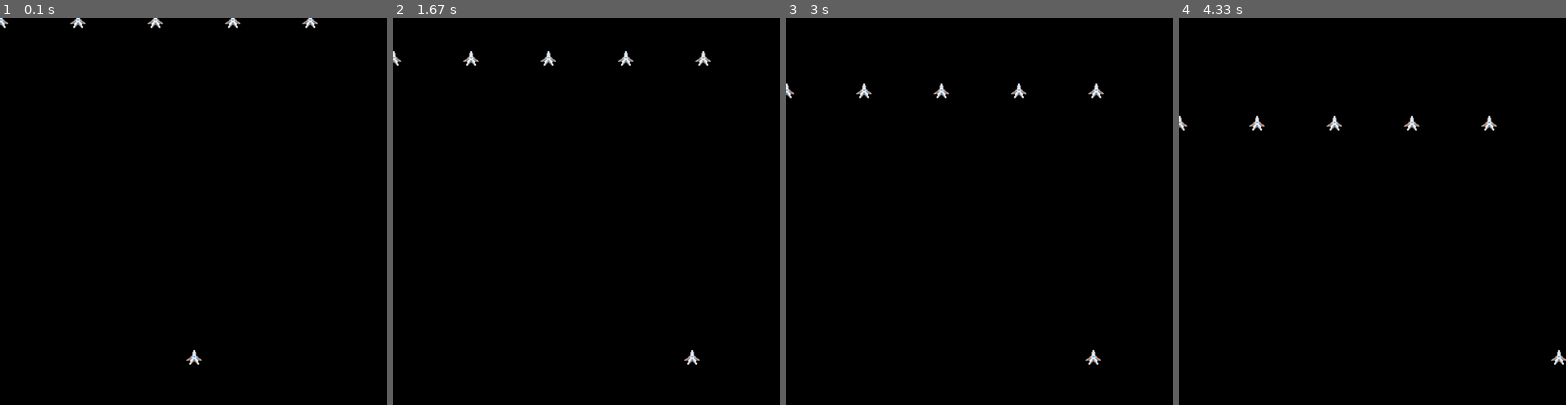
Above: before the commit, frames 1-4 (left to right).
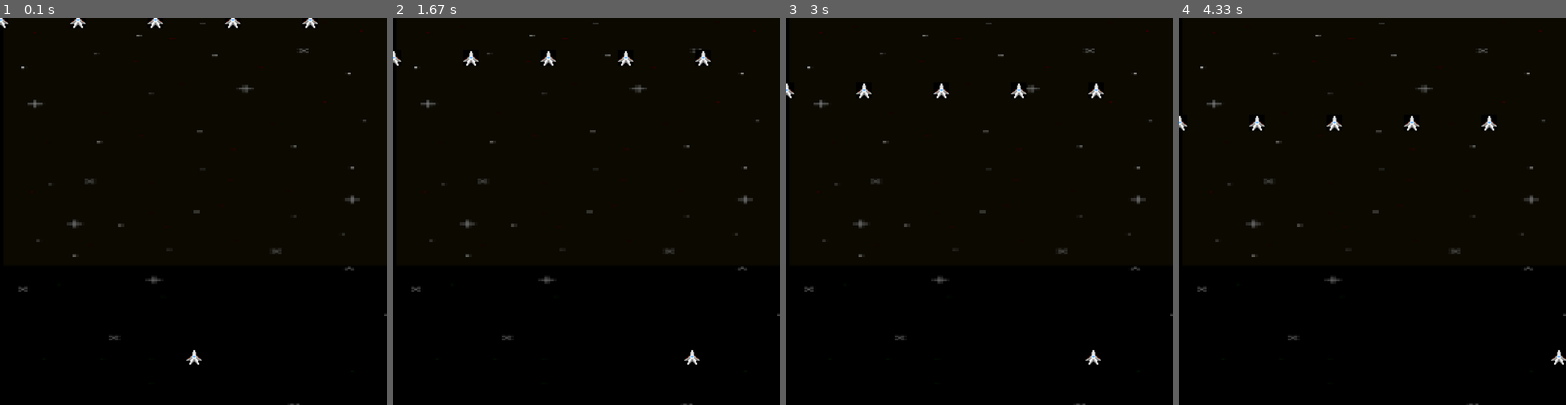
Above: after the commit, the same moments.

Repository: Nikolas-05/Pygame-Demo
Game: pygame game, started from Main.py
Two runs of this game, one before a commit and one after it. Both use one fixed random seed, a clock stepped at 60 frames per second and the inputs below.
Inputs:
- Up to frame 1 (0.1 s): no input
- Up to frame 2 (1.67 s): hold Right 0.33-0.8 s; hold Right 0.83-1.3 s; hold Left from 1.33 s (still down)
- Up to frame 3 (3 s): release Left at 1.87 s; hold Left 1.9-2.3 s; hold Right 2.33-2.97 s
- Up to frame 4 (4.33 s): hold Left 3-3.47 s; hold Right 3.5-3.97 s; hold Right from 4 s (still down)

The runs differ from the first frame. In frame 1, 0.6% of the frame differs, in the area x 4-100%, y 0-100%; in frame 2, 0.6%; in frame 3, 0.6%; in frame 4, 0.6%.

Commit message:
Updated to include background

Diff:
--- a/Main.py
+++ b/Main.py
@@ -6,10 +6,15 @@
 import Player
 import Laser
 import Enemy
+import Background
+
 #Initialize everything
 pg.init()
 
-screen = pg.display.set_mode((800,800), pg.SCALED | pg.RESIZABLE)
+window_width = 800
+window_height = 800
+screen = pg.display.set_mode((window_width,window_height), pg.SCALED | pg.RESIZABLE)
+background= Background.Background(window_width, window_height)
 clock = pg.time.Clock()
 player = Player.Player(x=400, y=700, scale=2)
 dt = 0
@@ -36,7 +41,7 @@
 
     #Player control section
     keys = pg.key.get_pressed()
-    screen.fill("black")
+    background.show(screen)
 
     if keys[pg.K_SPACE] and (pg.time.get_ticks()-last_laser_timer)/1000 > time_between_shot:
         laser = Laser.Laser(player.player_rect.centerx, player.player_rect.top, owner= player)
